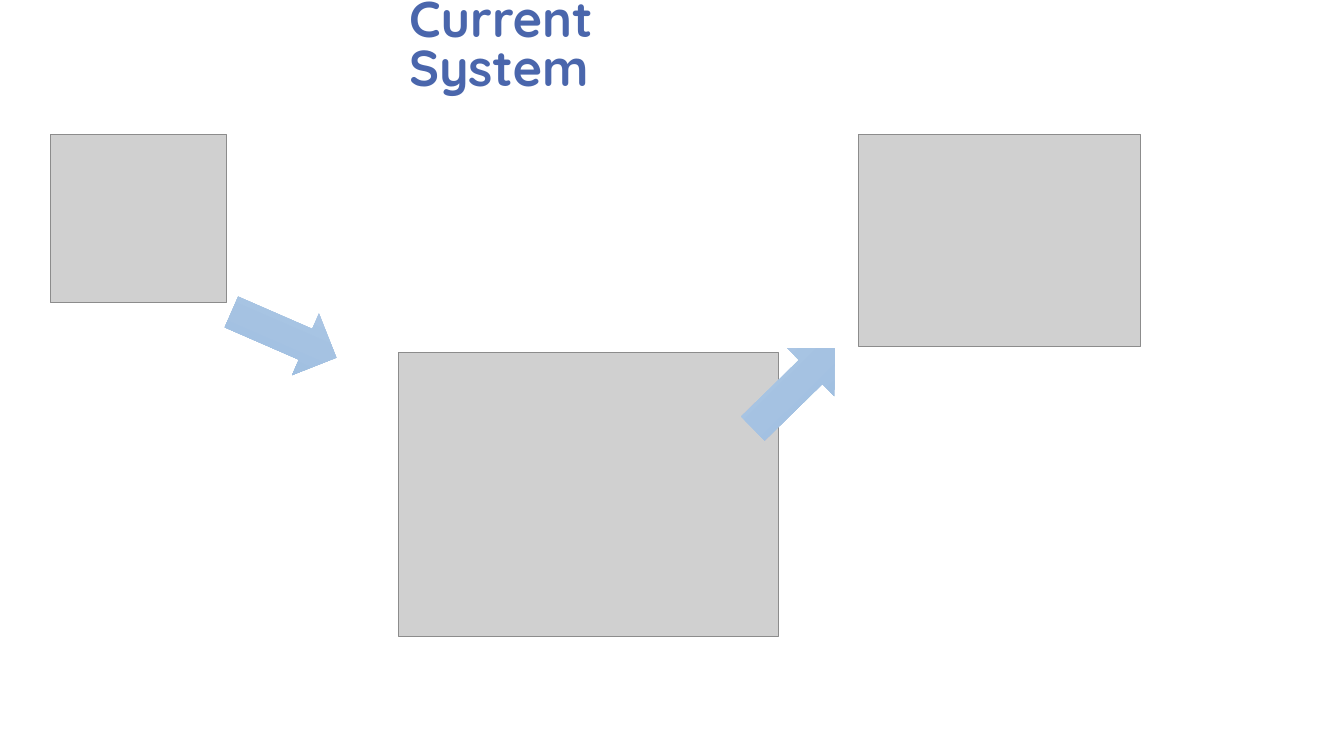
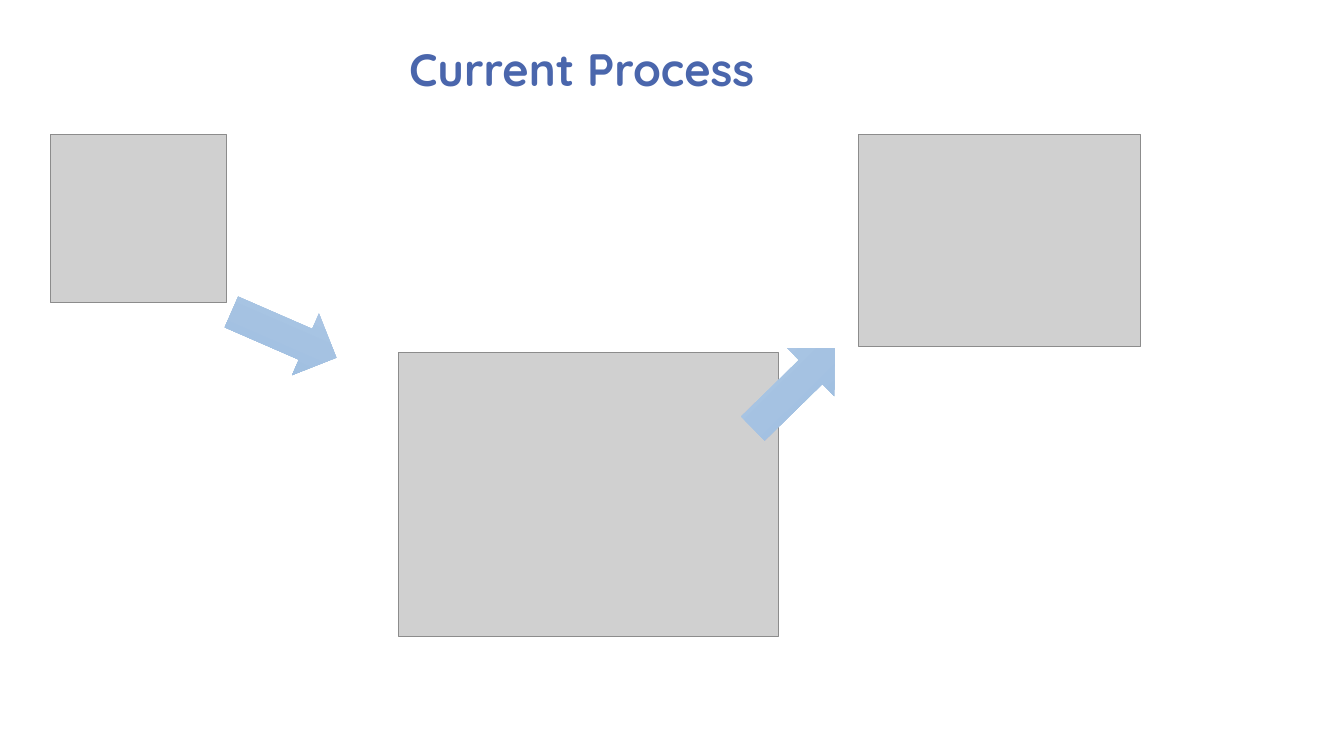
Before and after one commit to Dhanushka-Sanjaya/2nd-year-Group-Project, a slide deck: slide 7 of presentation/GROUP 13.pptx. Drawn at 1344x756 pixels with LibreOffice and Linux fonts; fonts in the diff are those of the drawing; grey boxes stand for pictures; background and template pictures are left out. Boxes give left, top, right and bottom in pixels: in the first picture for what was removed or moved away, otherwise in the second. Text is boxed around its words. In the diff, an @@ line names an element or a change of style, - is before the commit and + after.

Commit message:
Sytem - Process

```diff
--- a/presentation/GROUP 13.pptx
+++ b/presentation/GROUP 13.pptx
@@ title at box(409, 54, 754, 87): text changed; size 36 to 32.4 pt @@
-Current System
+Current Process
```
